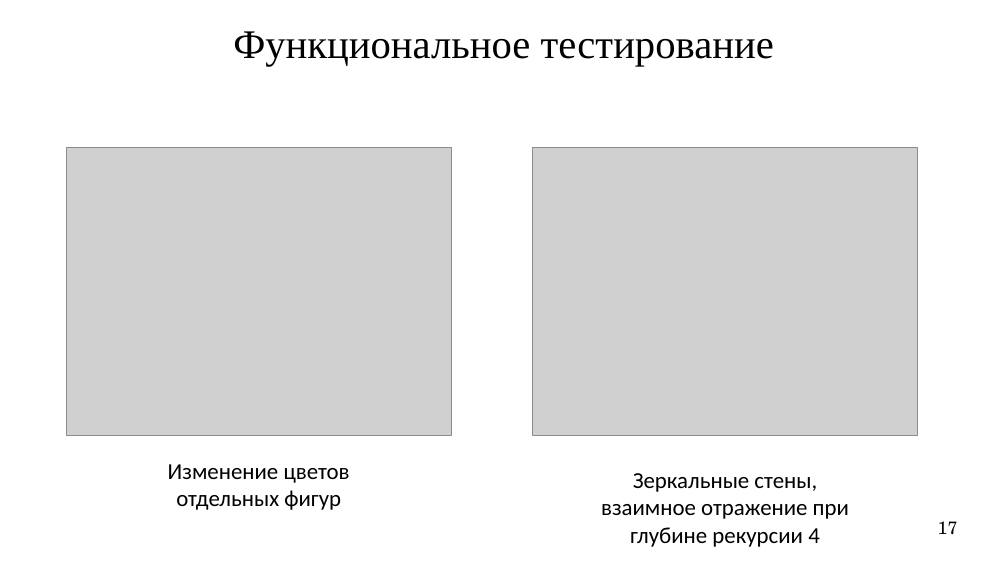
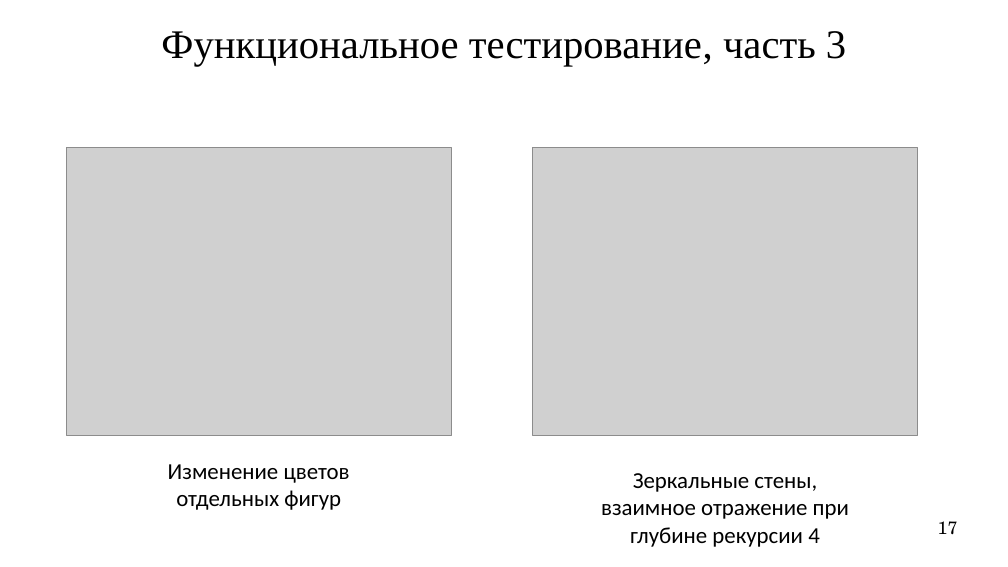
Before and after one commit to Nok1o/CG-coursework-2024, a slide deck: slide 17 of doc/CourseworkPresentation.pptx. Drawn at 1008x567 pixels with LibreOffice and Linux fonts; fonts in the diff are those of the drawing; grey boxes stand for pictures. Boxes give left, top, right and bottom in pixels: in the first picture for what was removed or moved away, otherwise in the second. Text is boxed around its words. In the diff, an @@ line names an element or a change of style, - is before the commit and + after.

```diff
--- a/doc/CourseworkPresentation.pptx
+++ b/doc/CourseworkPresentation.pptx
@@ text at [161, 31, 846, 67]: text changed @@
-Функциональное тестирование
+Функциональное тестирование, часть 3
```
Also in this commit, not shown: 7 other slides changed, 33 other files.
